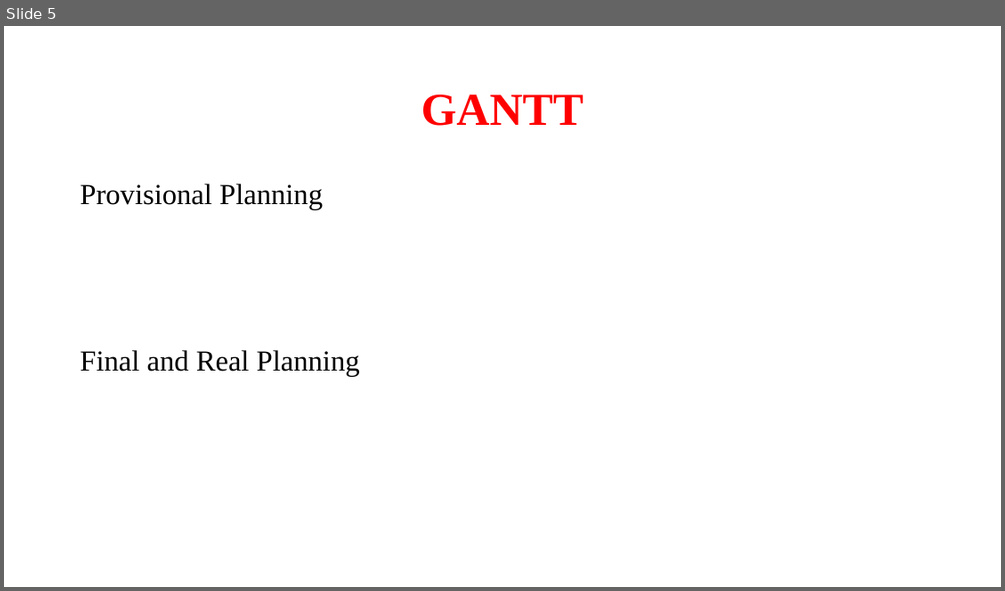
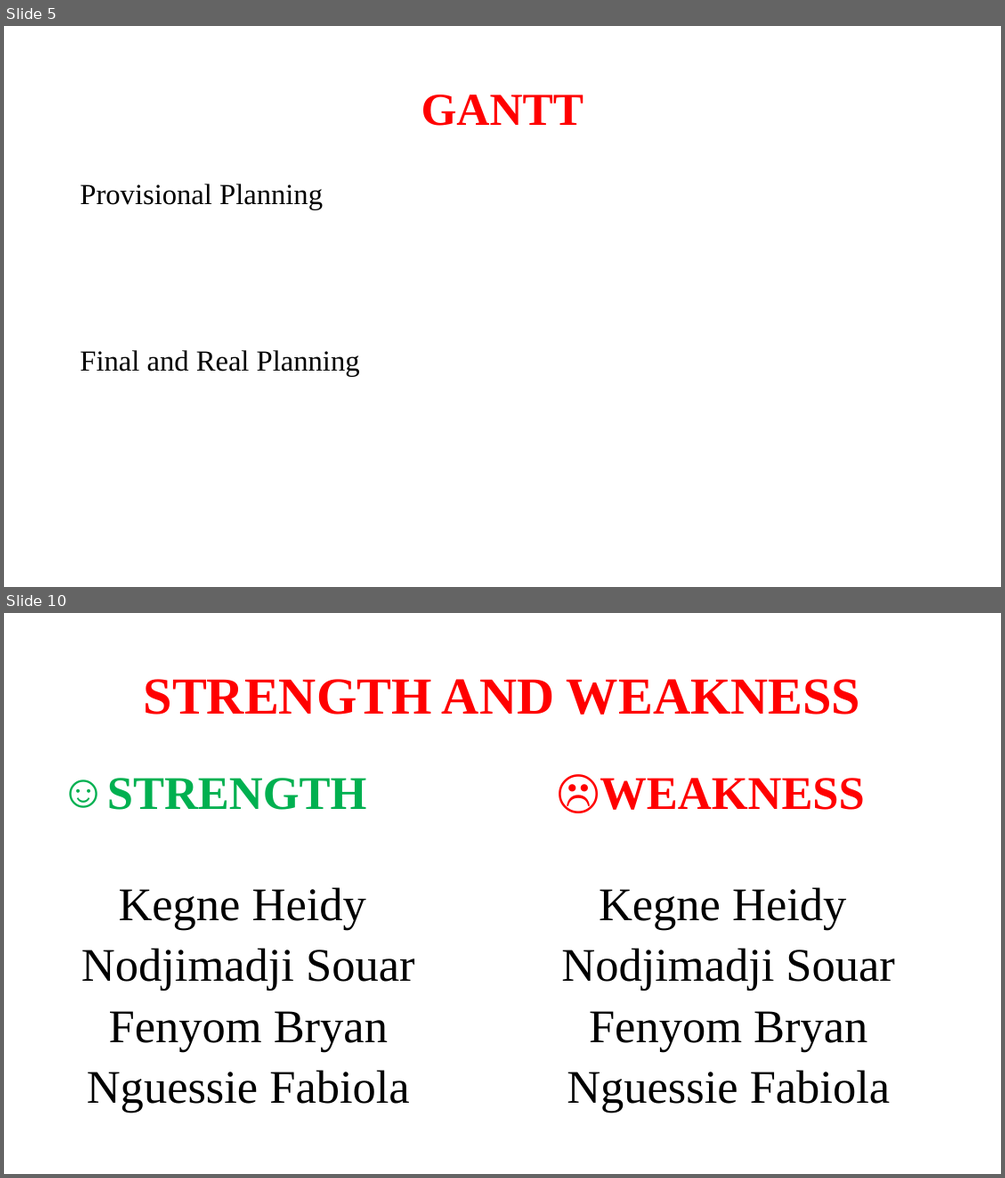
Before and after one commit to NGUESSIE-FABIOLA/BoulderDash, a slide deck: masterpom/PROJET UML.pptx. Shown one above the other, each under a label of ours: slide 5 before the commit, slides 5 and 10 after it; the slides between them are not shown. The pictures are 1005x591 and 1005x1178 pixels, drawn with LibreOffice and Linux fonts; fonts in the diff are those of the drawing. Boxes give left, top, right and bottom in pixels: in the first picture for what was removed or moved away, otherwise in the second. Text is boxed around its words. In the diff, an @@ line names an element or a change of style, - is before the commit and + after.

```diff
--- a/masterpom/PROJET UML.pptx
+++ b/masterpom/PROJET UML.pptx
@@ slide 10 added at bbox=[4, 613, 1001, 1174], background #FFFFFF @@
@@ title added at bbox=[144, 679, 860, 714], 50 pt, text #FF0000, bold @@
+STRENGTH AND WEAKNESS
@@ text added at bbox=[81, 778, 414, 1112], 45 pt, text #000000 @@
+☺ STRENGTH
+Kegne Heidy
+Nodjimadji Souar
+Fenyom Bryan
+Nguessie Fabiola
@@ text added at bbox=[561, 778, 894, 1112], 45 pt, text #000000 @@
+☹ WEAKNESS
+Kegne Heidy
+Nodjimadji Souar
+Fenyom Bryan
+Nguessie Fabiola
```
Also in this commit, not shown: 7 slides changed, 1 other slide added, 1 slide removed.
